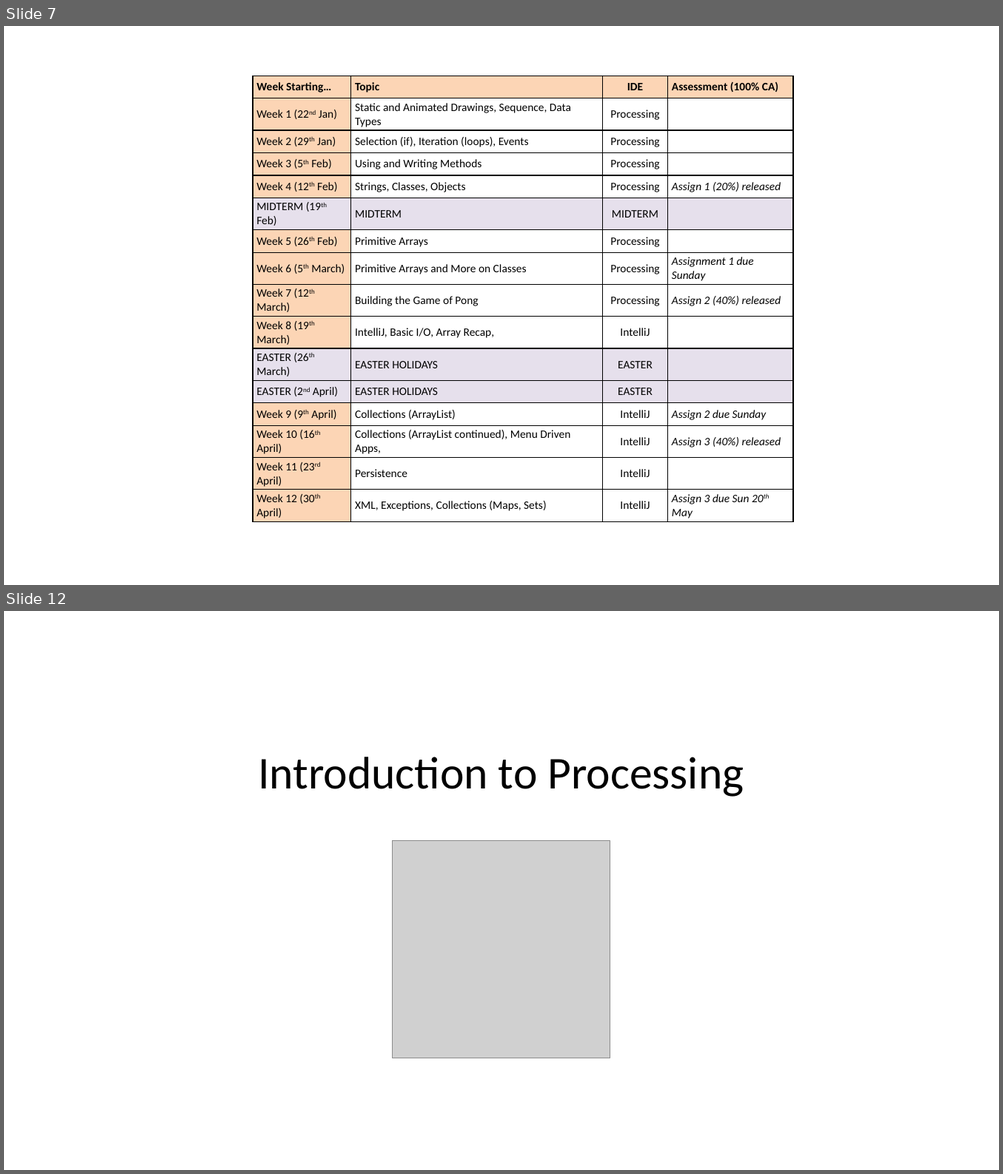
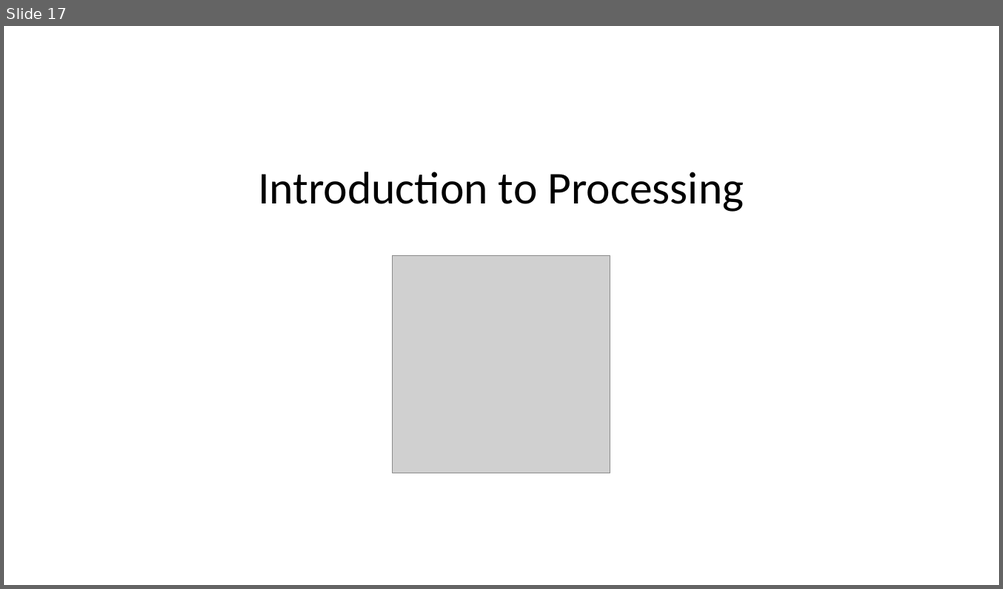
Before and after one commit to wit-hdip-comp-sci-2019/wit-hdip-comp-sci-2019.github.io, a slide deck: g1-induction/unit-1-semester-1/talk-3-programming/a-intro-to-programming.pptx. Shown one above the other, each under a label of ours: slides 7 and 12 before the commit, slide 17 after it; the slides between them are not shown. The pictures are 1003x1174 and 1003x589 pixels, drawn with LibreOffice and Linux fonts; fonts in the diff are those of the drawing; grey boxes stand for pictures. Boxes give left, top, right and bottom in pixels: in the first picture for what was removed or moved away, otherwise in the second. Text is boxed around its words. In the diff, an @@ line names an element or a change of style, - is before the commit and + after.

```diff
--- a/g1-induction/unit-1-semester-1/talk-3-programming/a-intro-to-programming.pptx
+++ b/g1-induction/unit-1-semester-1/talk-3-programming/a-intro-to-programming.pptx
@@ slide 7 removed at [4, 26, 999, 585], background #FFFFFF @@
@@ table removed at [253, 76, 794, 522], 16 rows, 4 columns @@
-Week Starting… | Topic | IDE | Assessment (100% CA)
-Week 1 (22nd Jan) | Static and Animated Drawings, Sequence, Data Types | Processing | 
-Week 2 (29th Jan) | Selection (if), Iteration (loops), Events | Processing | 
-Week 3 (5th Feb) | Using and Writing Methods | Processing | 
-Week 4 (12th Feb) | Strings, Classes, Objects | Processing | Assign 1 (20%) released
-MIDTERM (19th Feb) | MIDTERM | MIDTERM | 
-Week 5 (26th Feb) | Primitive Arrays | Processing | 
-Week 6 (5th March) | Primitive Arrays and More on Classes | Processing | Assignment 1 due Sunday
-Week 7 (12th March) | Building the Game of Pong | Processing | Assign 2 (40%) released
-Week 8 (19th March) | IntelliJ, Basic I/O, Array Recap, | IntelliJ | 
-EASTER (26th March) | EASTER HOLIDAYS | EASTER | 
-EASTER (2nd April) | EASTER HOLIDAYS | EASTER | 
-Week 9 (9th April) | Collections (ArrayList) | IntelliJ | Assign 2 due Sunday
-Week 10 (16th April) | Collections (ArrayList continued), Menu Driven Apps, | IntelliJ | Assign 3 (40%) released
-Week 11 (23rd April) | Persistence | IntelliJ | 
-Week 12 (30th April) | XML, Exceptions, Collections (Maps, Sets) | IntelliJ | Assign 3 due Sun 20th May
@@ what was slide 12 is now slide 17 @@
```
Also in this commit, not shown: 11 slides changed, 8 slides added, 2 other slides removed, 11 other files.
